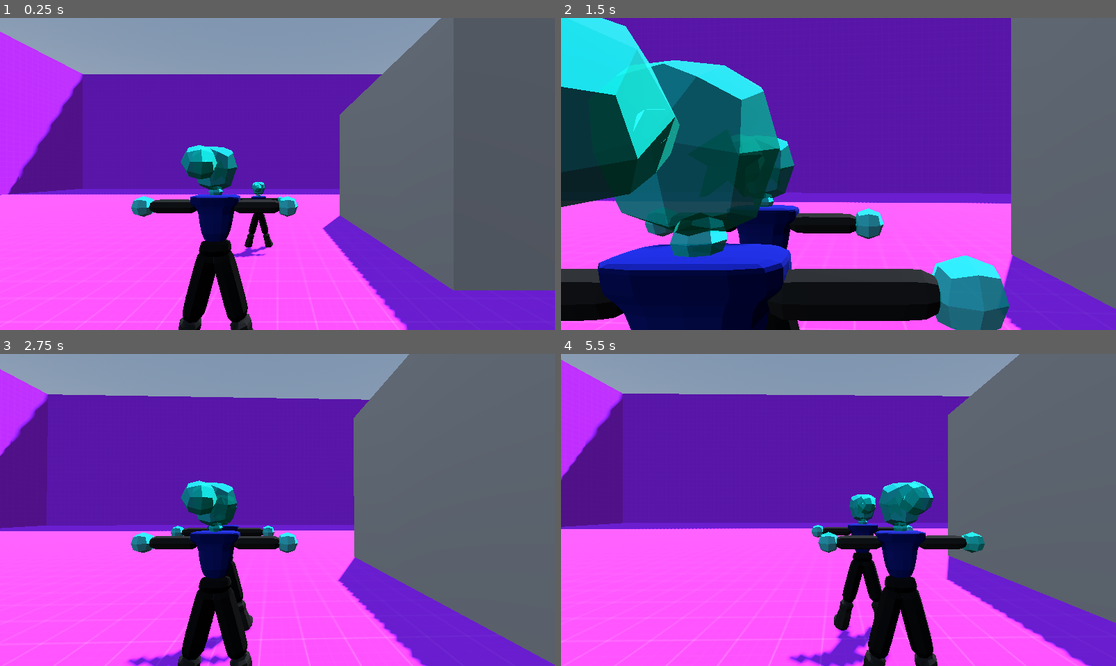
Above: before the commit, frames 1-4 (two rows, left to right).
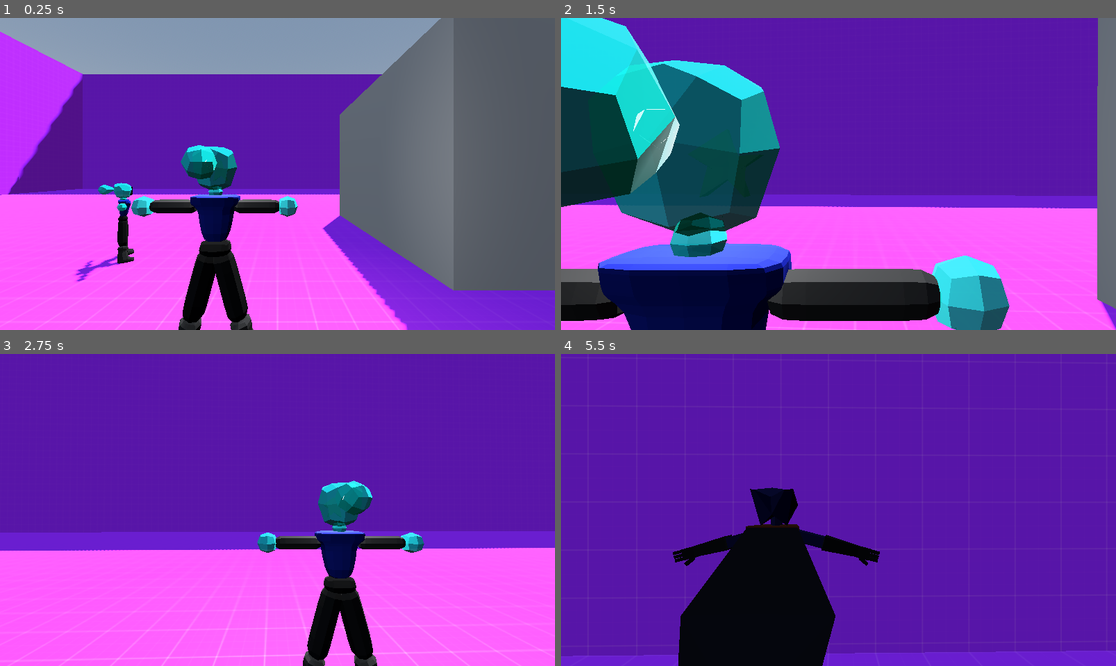
Above: after the commit, the same moments.

Repository: Epic12Terrarian/thirdPersonGame
Game: Godot game, scene res://levels/testLobby.tscn
Same seed, same stepped clock (60 frames per second), same inputs: the game is played once before the commit and once after it.
Inputs (mouse positions are in pixels of both pictures, inside the frame that each line leads up to):
- Up to frame 1 (0.25 s): no input
- Up to frame 2 (1.5 s): tap Enter (ui_accept) at 0.5, 0.77 s; move the mouse to (866, 174) at 0.52 s; hold Right mouse button (aim) 0.53-1.28 s; hold W (up) from 0.53 s (still down); move the mouse to (810, 174) at 1.27 s; tap Shift (sprint) at 1.35 s
- Up to frame 3 (2.75 s): keep holding W (up); tap Enter (ui_accept) at 1.52 s; move the mouse to (288, 503) at 2.02 s; hold G (swap_camera_alignment, bound only after the commit) from 2.03 s (still down)
- Up to frame 4 (5.5 s): keep holding W (up); move the mouse to (832, 516) at 2.77 s; release G (swap_camera_alignment, bound only after the commit) at 2.78 s; tap Tab (swap_camera_alignment, bound only before the commit) at 2.85 s; tap Enter (ui_accept) at 3.02, 3.77, 4.52 s; move the mouse to (877, 513) at 3.52 s; hold Right mouse button (aim) 3.53-4.28 s; move the mouse to (794, 506) at 4.27 s; tap Shift (sprint) at 4.35 s; move the mouse to (844, 510) at 5.02 s; hold G (swap_camera_alignment, bound only after the commit) from 5.03 s (still down)

The runs differ from the first frame. In frame 1, 2.7% of the frame differs, in the area x 13-83%, y 37-100%; in frame 2, 26%; in frame 3, 62%; in frame 4, 77%, in the area x 0-100%, y 0-100%.

Commit message:
character switching is real

Diff:
--- a/levels/testLobby.tscn
+++ b/levels/testLobby.tscn
@@ -20,7 +20,7 @@
 [node name="world" type="Node3D" unique_id=1088856976]
 
 [node name="CharacterBody3D" parent="." unique_id=1827998086 instance=ExtResource("1_ixsrm")]
-transform = Transform3D(1, 0, 0, 0, 1, 0, 0, 0, 1, 0, 0.8881612, -3.742589)
+transform = Transform3D(0.5812702, 0, -0.8137106, 0, 1, 0, 0.8137106, 0, 0.5812702, -3.0207295, 0.8881612, -2.9908707)
 
 [node name="WorldEnvironment" type="WorldEnvironment" parent="." unique_id=808085213]
 environment = SubResource("Environment_e14s6")
--- a/player/camera.gd
+++ b/player/camera.gd
@@ -1,4 +1,11 @@
 extends Node3D
+
+@export var LynxMesh = MeshInstance3D
+@export var AeroMesh = MeshInstance3D
+
+@export var charLight: OmniLight3D
+enum PlayerCharacter {Lynx = 0, Aeromorph = 1}
+var player: int = PlayerCharacter.Lynx
 
 @export var character: CharacterBody3D
 @export var edge_spring_arm: SpringArm3D
@@ -33,6 +40,10 @@
 func _ready() -> void:
 	Input.set_mouse_mode(Input.MOUSE_MODE_CAPTURED)
 
+	swap_characters()
+
+
+
 
 func _input(event: InputEvent) -> void:
 	if event.is_action_pressed("ui_cancel"):
@@ -59,6 +70,26 @@
 
 	if event.is_action_released("aim"):
 		exit_aim()
+
+	if event.is_action_pressed("model_swap"):
+		match player:
+			PlayerCharacter.Lynx:
+				player = PlayerCharacter.Aeromorph
+			PlayerCharacter.Aeromorph:
+				player = PlayerCharacter.Lynx
+		swap_characters()
+
+
+func swap_characters() -> void:
+	match player:
+			PlayerCharacter.Lynx:
+				charLight.omni_range = 5.5
+				LynxMesh.visible = true
+				AeroMesh.visible = false
+			PlayerCharacter.Aeromorph:
+				charLight.omni_range = 0
+				LynxMesh.visible = false
+				AeroMesh.visible = true
 
 
 func camera_look(mouse_movement: Vector2) -> void:
--- a/player/player.tscn
+++ b/player/player.tscn
@@ -1,8 +1,9 @@
 [gd_scene format=3 uid="uid://bkiayhclwm1r0"]
 
 [ext_resource type="Script" uid="uid://25nq16q60ngc" path="res://player/player.gd" id="1_oul6g"]
-[ext_resource type="ArrayMesh" uid="uid://ctl6c5nqw0fwh" path="res://player/LynxNova.obj" id="2_g1dw6"]
 [ext_resource type="Script" uid="uid://d34udxixyd48w" path="res://player/camera.gd" id="2_rkbax"]
+[ext_resource type="ArrayMesh" uid="uid://ctl6c5nqw0fwh" path="res://player/models/LynxNova.obj" id="2_yw30f"]
+[ext_resource type="ArrayMesh" uid="uid://c62f8yftlwh15" path="res://player/models/aeromorph.obj" id="4_yw30f"]
 
 [sub_resource type="CapsuleShape3D" id="CapsuleShape3D_sh265"]
 
@@ -18,16 +19,27 @@
 collision_layer = 2
 script = ExtResource("1_oul6g")
 
+[node name="OmniLight3D" type="OmniLight3D" parent="." unique_id=1341272765]
+transform = Transform3D(1, 0, 0, 0, 1, 0, 0, 0, 1, 0, 0.5744895, 0)
+omni_range = 5.5
+
 [node name="CollisionShape3D" type="CollisionShape3D" parent="." unique_id=561094931]
 shape = SubResource("CapsuleShape3D_sh265")
 
 [node name="LynxNova" type="MeshInstance3D" parent="." unique_id=2104786510]
 transform = Transform3D(-0.1, 0, -8.742278e-09, 0, 0.1, 0, 8.742278e-09, 0, -0.1, 0, -0.90204513, 0)
-mesh = ExtResource("2_g1dw6")
+mesh = ExtResource("2_yw30f")
 
-[node name="camera" type="Node3D" parent="." unique_id=591680049 node_paths=PackedStringArray("character", "edge_spring_arm", "rear_spring_arm", "camera")]
+[node name="Aeromorph" type="MeshInstance3D" parent="." unique_id=1964226225]
+transform = Transform3D(-2.6226834e-08, 0, 0.6, 0, 0.6, 0, -0.6, 0, -2.6226834e-08, 0, -0.9937495, 0)
+mesh = ExtResource("4_yw30f")
+
+[node name="camera" type="Node3D" parent="." unique_id=591680049 node_paths=PackedStringArray("LynxMesh", "AeroMesh", "charLight", "character", "edge_spring_arm", "rear_spring_arm", "camera")]
 transform = Transform3D(1, 0, 0, 0, 1, 0, 0, 0, 1, 0, 0.516, 0.144)
 script = ExtResource("2_rkbax")
+LynxMesh = NodePath("../LynxNova")
+AeroMesh = NodePath("../Aeromorph")
+charLight = NodePath("../OmniLight3D")
 character = NodePath("..")
 edge_spring_arm = NodePath("EdgeSpringArm3D")
 rear_spring_arm = NodePath("EdgeSpringArm3D/RearSpringArm3D")
--- a/project.godot
+++ b/project.godot
@@ -49,12 +49,17 @@
 }
 swap_camera_alignment={
 "deadzone": 0.2,
-"events": [Object(InputEventKey,"resource_local_to_scene":fa …(140 unchanged characters)… d":false,"keycode":0,"physical_keycode":4194306,"key_label":0,"unicode":0,"location":0,"echo":false,"script":null)
+"events": [Object(InputEventKey,"resource_local_to_scene":fa …(140 unchanged characters)… d":false,"keycode":0,"physical_keycode":71,"key_label":0,"unicode":103,"location":0,"echo":false,"script":null)
 ]
 }
 sprint={
 "deadzone": 0.2,
 "events": [Object(InputEventKey,"resource_local_to_scene":false,"resource_name":"","device":-1,"window_id":0,"alt_press …(195 unchanged characters)…
+]
+}
+model_swap={
+"deadzone": 0.2,
+"events": [Object(InputEventKey,"resource_local_to_scene":false,"resource_name":"","device":-1,"window_id":0,"alt_pressed":false,"shift_pressed":false,"ctrl_pressed":false,"meta_pressed":false,"pressed":false,"keycode":0,"physical_keycode":4194306,"key_label":0,"unicode":0,"location":0,"echo":false,"script":null)
 ]
 }
 
Not shown, removed: player/LynxNova.obj.import
Renamed: player/LynxNova.mtl -> player/models/LynxNova.mtl
Renamed: player/LynxNova.obj -> player/models/LynxNova.obj
Not shown, added: player/models/LynxNova.obj.import
Not shown, added: player/models/aeromorph.mtl
Not shown, added: player/models/aeromorph.obj
Not shown, added: player/models/aeromorph.obj.import
